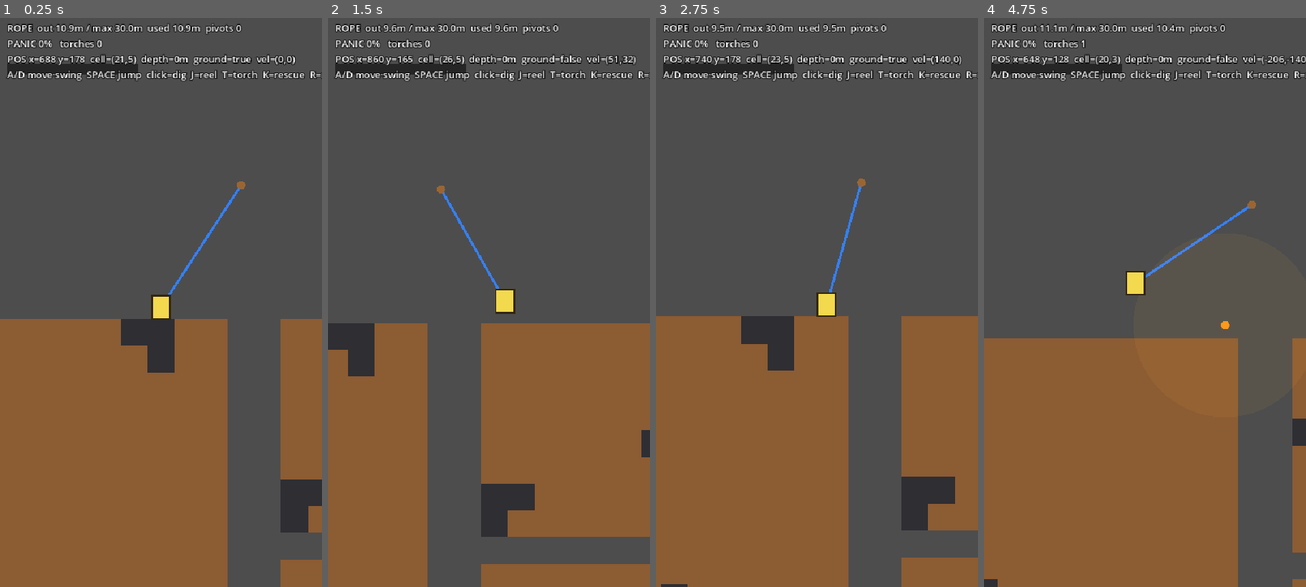
Above: before the commit, frames 1-4 (left to right).
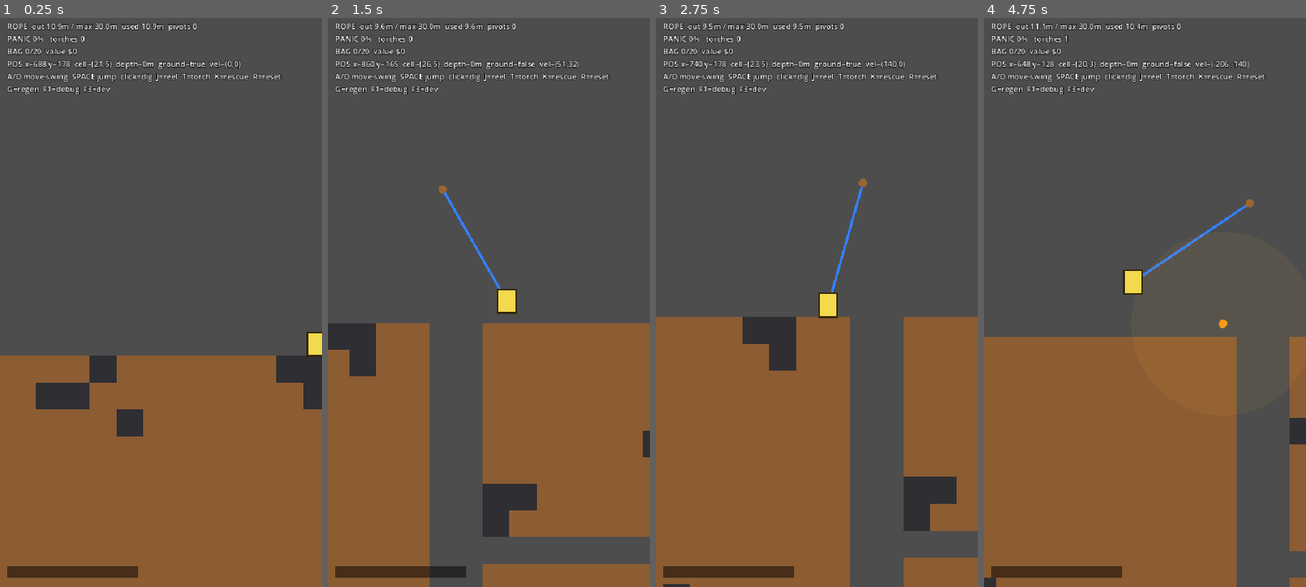
Above: after the commit, the same moments.

Repository: JoaoDobrowolski/inner-miner
Game: Godot game, scene res://scenes/Main.tscn
Two runs of this game, one before a commit and one after it. Both use one fixed random seed, a clock stepped at 60 frames per second and the inputs below.
Inputs (mouse positions are in pixels of both pictures, inside the frame that each line leads up to):
- Up to frame 1 (0.25 s): no input
- Up to frame 2 (1.5 s): tap Enter at 0.5 s; move the mouse to (559, 274) at 0.52 s; hold D 0.53-1.28 s; tap Space at 0.6, 0.77, 1.07 s; click (559, 274) at 0.67 s; move the mouse to (424, 330) at 1.27 s; hold Down from 1.28 s (still down); tap J at 1.35 s; click (424, 330) at 1.42 s
- Up to frame 3 (2.75 s): tap Space at 1.52, 1.55, 1.82, 2.3 s; move the mouse to (849, 171) at 2.02 s; release Down at 2.03 s; hold D from 2.03 s (still down); tap K at 2.1 s; click (849, 171) at 2.17 s
- Up to frame 4 (4.75 s): move the mouse to (1128, 416) at 2.77 s; release D at 2.78 s; hold Up 2.78-3.53 s; tap T at 2.85 s; click (1128, 416) at 2.92 s; tap Space at 3.02, 3.05, 3.32, 3.77, 3.8, 4.07, 4.52, 4.55 s; move the mouse to (1241, 387) at 3.52 s; hold A from 3.53 s (still down); tap G at 3.6 s; click (1241, 387) at 3.67 s; move the mouse to (1048, 217) at 4.27 s; tap R at 4.35 s; click (1048, 217) at 4.42 s

The runs differ from the first frame. In frame 1, 22% of the frame differs, in the area x 0-100%, y 0-100%; in frame 2, 5.6%; in frame 3, 5.8%; in frame 4, 6.1%.

Commit message:
feat: Implement backpack system for ore management; add dev menu for live tuning

Diff:
--- /dev/null
+++ b/scripts/backpack.gd
@@ -0,0 +1,46 @@
+class_name Backpack
+extends RefCounted
+
+# Ore the player is carrying down in the shaft. Pure logic (RefCounted) so it
+# stays testable and decoupled, like the rope. Capacity is a flat count for now;
+# it becomes a character stat in the progression phase.
+
+var capacity := 20
+var items: Dictionary = {}          # Cell type (int) -> count (int)
+
+# Base sell value per ore type (currency units). Tuned later in balancing.
+var _value := {
+    GridWorld.Cell.COAL: 1,
+    GridWorld.Cell.COPPER: 3,
+    GridWorld.Cell.IRON: 6,
+    GridWorld.Cell.CRYSTAL: 25,
+}
+
+
+func count() -> int:
+    var n := 0
+    for k in items:
+        n += items[k]
+    return n
+
+
+func is_full() -> bool:
+    return count() >= capacity
+
+
+func add(ore_type: int) -> bool:
+    if is_full():
+        return false
+    items[ore_type] = items.get(ore_type, 0) + 1
+    return true
+
+
+func value() -> int:
+    var v := 0
+    for k in items:
+        v += int(_value.get(k, 0)) * int(items[k])
+    return v
+
+
+func clear_all() -> void:
+    items.clear()
--- /dev/null
+++ b/scripts/dev_menu.gd
@@ -0,0 +1,92 @@
+class_name DevMenu
+extends PanelContainer
+
+# Toggleable developer panel (F3) for live tuning without code edits or restarts.
+# Data-driven: call add_slider/add_number/add_toggle/add_button once per control.
+# Getter/setter are Callables so the panel stays decoupled from what it controls.
+# refresh() re-syncs every widget from its getter (used after "reset to defaults").
+
+var _rows: VBoxContainer
+var _refreshers: Array[Callable] = []
+
+
+func _ready() -> void:
+    visible = false
+    mouse_filter = Control.MOUSE_FILTER_STOP     # eat clicks so they don't dig
+    _rows = VBoxContainer.new()
+    add_child(_rows)
+    var title := Label.new()
+    title.text = "DEV MENU  (F3)"
+    _rows.add_child(title)
+
+
+func _row(label_text: String) -> HBoxContainer:
+    var row := HBoxContainer.new()
+    var name_lbl := Label.new()
+    name_lbl.text = label_text
+    name_lbl.custom_minimum_size.x = 110
+    row.add_child(name_lbl)
+    _rows.add_child(row)
+    return row
+
+
+func add_slider(label_text: String, lo: float, hi: float, step: float, getter: Callable, setter: Callable) -> void:
+    var row := _row(label_text)
+    var slider := HSlider.new()
+    slider.min_value = lo
+    slider.max_value = hi
+    slider.step = step
+    slider.value = float(getter.call())
+    slider.custom_minimum_size.x = 150
+    row.add_child(slider)
+    var val_lbl := Label.new()
+    val_lbl.custom_minimum_size.x = 48
+    val_lbl.text = str(snappedf(float(getter.call()), step))
+    row.add_child(val_lbl)
+    slider.value_changed.connect(func(v: float) -> void:
+        setter.call(v)
+        val_lbl.text = str(snappedf(v, step)))
+    _refreshers.append(func() -> void:
+        slider.set_value_no_signal(float(getter.call()))
+        val_lbl.text = str(snappedf(float(getter.call()), step)))
+
+
+func add_number(label_text: String, getter: Callable, setter: Callable) -> void:
+    var row := _row(label_text)
+    var edit := LineEdit.new()
+    edit.custom_minimum_size.x = 100
+    edit.text = str(getter.call())
+    row.add_child(edit)
+    edit.text_submitted.connect(func(t: String) -> void:
+        if t.is_valid_float():
+            setter.call(t.to_float())
+        edit.text = str(getter.call()))
+    _refreshers.append(func() -> void:
+        edit.text = str(getter.call()))
+
+
+func add_toggle(label_text: String, getter: Callable, setter: Callable) -> void:
+    var row := _row(label_text)
+    var cb := CheckButton.new()
+    cb.button_pressed = bool(getter.call())
+    row.add_child(cb)
+    cb.toggled.connect(func(pressed: bool) -> void:
+        setter.call(pressed))
+    _refreshers.append(func() -> void:
+        cb.set_pressed_no_signal(bool(getter.call())))
+
+
+func add_button(label_text: String, action: Callable) -> void:
+    var btn := Button.new()
+    btn.text = label_text
+    btn.pressed.connect(action)
+    _rows.add_child(btn)
+
+
+func refresh() -> void:
+    for r in _refreshers:
+        r.call()
+
+
+func toggle() -> void:
+    visible = not visible
--- a/scripts/grid_world.gd
+++ b/scripts/grid_world.gd
@@ -80,11 +80,17 @@
     return c != Cell.AIR and c != Cell.BEDROCK
 
 
-func dig(cx: int, cy: int) -> bool:
+static func is_ore_cell(v: int) -> bool:
+    return v == Cell.COAL or v == Cell.COPPER or v == Cell.IRON or v == Cell.CRYSTAL
+
+
+# Mine a cell. Returns the cell type that was removed, or -1 if nothing diggable.
+func dig(cx: int, cy: int) -> int:
     if is_diggable(cx, cy):
+        var mined := get_cell(cx, cy)
         set_cell(cx, cy, Cell.AIR)
-        return true
-    return false
+        return mined
+    return -1
 
 
 func world_to_cell(p: Vector2) -> Vector2i:
--- a/scripts/main.gd
+++ b/scripts/main.gd
@@ -4,6 +4,8 @@
 
 const PPM := 16.0                   # pixels per meter (cell 32px = 2m), for display only
 const MAX_ROPE_METERS := 30.0
+const DEFAULT_ZOOM := 1.4
+const DEFAULT_BAG := 20
 
 var world: GridWorld
 var player: Player
@@ -13,12 +15,18 @@
 var panic: PanicSystem
 var panic_overlay: ColorRect
 var panic_fill: ColorRect
+var backpack: Backpack
+var dev_menu: DevMenu
 
 var panicking := false
 var emergency := false
 var debug_view := false
-var god_view := false
 var torches: Array = []
+
+# dev-mode state
+var claustrophobia_off := false
+var free_cam := false
+var free_cam_y := 0.0
 
 var _spawn := Vector2.ZERO
 var _last_player_pos := Vector2.ZERO
@@ -34,6 +42,7 @@
     var anchor_pos := Vector2((sx + 0.5) * GridWorld.CELL, 1.0 * GridWorld.CELL)
     rope = Rope.new(world, anchor_pos, MAX_ROPE_METERS * PPM)
     panic = PanicSystem.new()
+    backpack = Backpack.new()
 
     player = Player.new()
     add_child(player)
@@ -42,9 +51,10 @@
     player.setup(world, rope)
 
     camera = Camera2D.new()
-    camera.zoom = Vector2(1.4, 1.4)
+    camera.zoom = Vector2(DEFAULT_ZOOM, DEFAULT_ZOOM)
     camera.position_smoothing_enabled = true
-    player.add_child(camera)
+    add_child(camera)                   # child of main, not player: free cam needs it
+    camera.global_position = player.position
     camera.make_current()
 
     _build_hud()
@@ -62,26 +72,123 @@
     panic_overlay.mouse_filter = Control.MOUSE_FILTER_IGNORE
     layer.add_child(panic_overlay)
 
+    # panic bar pinned to the bottom-left, clear of the top-left text HUD
     var bar_bg := ColorRect.new()
     bar_bg.color = Color(0, 0, 0, 0.5)
-    bar_bg.position = Vector2(12, 84)
-    bar_bg.size = Vector2(220, 18)
+    bar_bg.anchor_top = 1.0
+    bar_bg.anchor_bottom = 1.0
+    bar_bg.offset_left = 12
+    bar_bg.offset_right = 232
+    bar_bg.offset_top = -34
+    bar_bg.offset_bottom = -16
     bar_bg.mouse_filter = Control.MOUSE_FILTER_IGNORE
     layer.add_child(bar_bg)
 
     panic_fill = ColorRect.new()
     panic_fill.color = Color(0.2, 0.8, 0.3)
-    panic_fill.position = Vector2(14, 86)
-    panic_fill.size = Vector2(0, 14)
+    panic_fill.anchor_top = 1.0
+    panic_fill.anchor_bottom = 1.0
+    panic_fill.offset_left = 14
+    panic_fill.offset_right = 14
+    panic_fill.offset_top = -32
+    panic_fill.offset_bottom = -18
     panic_fill.mouse_filter = Control.MOUSE_FILTER_IGNORE
     layer.add_child(panic_fill)
 
+    # text HUD: span the full width and wrap so long lines never run off-screen
     hud = Label.new()
-    hud.position = Vector2(12, 12)
+    hud.offset_left = 12
+    hud.offset_top = 12
+    hud.anchor_right = 1.0
+    hud.offset_right = -12
+    hud.autowrap_mode = TextServer.AUTOWRAP_WORD_SMART
+    hud.add_theme_font_size_override("font_size", 13)
     hud.add_theme_color_override("font_color", Color.WHITE)
     hud.add_theme_color_override("font_outline_color", Color.BLACK)
-    hud.add_theme_constant_override("outline_size", 5)
+    hud.add_theme_constant_override("outline_size", 4)
     layer.add_child(hud)
+
+    _build_dev_menu(layer)
+
+
+func _build_dev_menu(layer: CanvasLayer) -> void:
+    dev_menu = DevMenu.new()
+    dev_menu.anchor_left = 1.0
+    dev_menu.anchor_right = 1.0
+    dev_menu.offset_left = -320
+    dev_menu.offset_right = -12
+    dev_menu.offset_top = 12
+    layer.add_child(dev_menu)
+
+    # rope length: free numeric input (meters), uncapped
+    var get_rope: Callable = func(): return rope.max_length / PPM
+    var set_rope: Callable = func(v): rope.max_length = maxf(1.0, v) * PPM
+    dev_menu.add_number("Rope max m", get_rope, set_rope)
+
+    var get_zoom: Callable = func(): return camera.zoom.x
+    var set_zoom: Callable = func(v): camera.zoom = Vector2(v, v)
+    dev_menu.add_slider("Zoom", 0.1, 2.0, 0.05, get_zoom, set_zoom)
+
+    var get_bag: Callable = func(): return float(backpack.capacity)
+    var set_bag: Callable = func(v): backpack.capacity = int(v)
+    dev_menu.add_slider("Bag cap", 5.0, 200.0, 5.0, get_bag, set_bag)
+
+    var get_claustro: Callable = func(): return claustrophobia_off
+    var set_claustro: Callable = func(v): _set_claustro_off(v)
+    dev_menu.add_toggle("Claustro off", get_claustro, set_claustro)
+
+    var get_freecam: Callable = func(): return free_cam
+    var set_freecam: Callable = func(v): _set_free_cam(v)
+    dev_menu.add_toggle("Free cam UP/DN", get_freecam, set_freecam)
+
+    var get_dj: Callable = func(): return player.double_jump_enabled
+    var set_dj: Callable = func(v): player.double_jump_enabled = v
+    dev_menu.add_toggle("Double jump", get_dj, set_dj)
+
+    var get_hj: Callable = func(): return player.high_jump_enabled
+    var set_hj: Callable = func(v): player.high_jump_enabled = v
+    dev_menu.add_toggle("High jump 2x", get_hj, set_hj)
+
+    dev_menu.add_button("Reset to defaults", _dev_reset_defaults)
+
+
+func _set_claustro_off(v: bool) -> void:
+    claustrophobia_off = v
+    if v:
+        panic.value = 0.0               # clear the vignette immediately
+
+
+func _set_free_cam(v: bool) -> void:
+    free_cam = v
+    if v:
+        free_cam_y = camera.global_position.y
+
+
+func _dev_reset_defaults() -> void:
+    rope.max_length = MAX_ROPE_METERS * PPM
+    camera.zoom = Vector2(DEFAULT_ZOOM, DEFAULT_ZOOM)
+    backpack.capacity = DEFAULT_BAG
+    claustrophobia_off = false
+    free_cam = false
+    player.double_jump_enabled = false
+    player.high_jump_enabled = false
+    dev_menu.refresh()
+
+
+# Free cam detaches vertical framing from the player: UP/DOWN pan across the whole
+# map (pan faster when zoomed out). Otherwise the camera just follows the player.
+func _update_camera(delta: float) -> void:
+    if free_cam:
+        var dir := 0.0
+        if Input.is_physical_key_pressed(KEY_UP):
+            dir -= 1.0
+        if Input.is_physical_key_pressed(KEY_DOWN):
+            dir += 1.0
+        var speed := 600.0 / camera.zoom.y
+        free_cam_y = clampf(free_cam_y + dir * speed * delta, 0.0, GridWorld.H * GridWorld.CELL)
+        camera.global_position = Vector2(player.position.x, free_cam_y)
+    else:
+        camera.global_position = player.position
 
 
 func _physics_process(delta: float) -> void:
@@ -89,12 +196,13 @@
     if panicking:
         if rope.rewind_step(player, delta):
             _end_panic()
-    else:
+    elif not claustrophobia_off:
         panic.update(delta, player.position, world, torches)
         if panic.value >= 100.0:
             emergency = true
             _start_panic()
 
+    _update_camera(delta)
     _update_hud()
     queue_redraw()
 
@@ -115,9 +223,8 @@
         match event.physical_keycode:
             KEY_F1:
                 debug_view = not debug_view
-            KEY_F2:
-                god_view = not god_view
-                camera.zoom = Vector2(0.18, 0.18) if god_view else Vector2(1.4, 1.4)
+            KEY_F3:
+                dev_menu.toggle()
             KEY_K:
                 _start_panic()
             KEY_T:
@@ -143,7 +250,14 @@
         return
     if dy < 0:
         return
-    world.dig(tc.x, tc.y)
+    # Ore in a full backpack stays in the wall (pressure to surface) instead of
+    # being destroyed for nothing. Dirt/stone can always be dug to move around.
+    var target := world.get_cell(tc.x, tc.y)
+    if GridWorld.is_ore_cell(target) and backpack.is_full():
+        return
+    var mined := world.dig(tc.x, tc.y)
+    if GridWorld.is_ore_cell(mined):
+        backpack.add(mined)
 
 
 func _place_torch() -> void:
@@ -190,16 +304,18 @@
     hud.text = "ROPE  out %.1fm / max %.1fm  used %.1fm  pivots %d\n" % [
         rope.rope_out / PPM, rope.max_length / PPM, used_m, rope.pivots.size()]
     hud.text += "PANIC %d%%   torches %d   %s\n" % [int(panic.value), torches.size(), status]
+    var bag_warn := "  [FULL]" if backpack.is_full() else ""
+    hud.text += "BAG %d/%d  value $%d%s\n" % [backpack.count(), backpack.capacity, backpack.value(), bag_warn]
     var pc := world.world_to_cell(player.position)
     var depth_m := maxf(0.0, (player.position.y / GridWorld.CELL - GridWorld.GROUND) * 2.0)
     hud.text += "POS x=%.0f y=%.0f  cell=(%d,%d)  depth=%.0fm  ground=%s  vel=(%.0f,%.0f)\n" % [
         player.position.x, player.position.y, pc.x, pc.y, depth_m,
         str(player.on_ground), player.velocity.x, player.velocity.y]
-    hud.text += "A/D move·swing  SPACE jump  click=dig  J=reel  T=torch  K=rescue  R=reset  G=regen  F1=debug  F2=godview"
+    hud.text += "A/D move·swing  SPACE jump  click=dig  J=reel  T=torch  K=rescue  R=reset  G=regen  F1=debug  F3=dev"
 
     var f := clampf(panic.value / 100.0, 0.0, 1.0)
     panic_overlay.color.a = f * 0.45
-    panic_fill.size.x = 216.0 * f
+    panic_fill.offset_right = panic_fill.offset_left + 216.0 * f
     panic_fill.color = Color(0.2, 0.8, 0.3).lerp(Color(0.9, 0.1, 0.1), f)
 
 
--- a/scripts/player.gd
+++ b/scripts/player.gd
@@ -17,6 +17,11 @@
 var rewinding := false
 var he := Vector2(11, 14)           # half extents (< 16 so it fits a 32px cell / 1-wide tunnel)
 
+# Dev-toggleable abilities (off by default; flipped from the dev menu).
+var double_jump_enabled := false
+var high_jump_enabled := false      # ~2x jump height (height scales with v^2)
+var _air_jumps_used := 0
+
 var world: GridWorld
 var rope: Rope
 
@@ -33,6 +38,7 @@
         return                       # rope drives position during the rescue
 
     var frame_start := position
+    var prev_ground := on_ground
     rope.snapshot()                  # last known-good rope state
 
     _read_horizontal(delta)
@@ -56,6 +62,9 @@
         rope.relax(self)
         on_ground = _check_below()
 
+    if on_ground and not prev_ground:
+        _air_jumps_used = 0          # landed: refresh air jumps
+
     # Teleport guard: a single frame can never move the player more than a cell.
     # If the rope/collision produced an implausible jump, it's a bad state --
     # roll BOTH the player and the rope back to the last valid frame instead of
@@ -69,8 +78,19 @@
 func _unhandled_input(event: InputEvent) -> void:
     if event is InputEventKey and event.pressed and not event.echo:
         if event.physical_keycode == KEY_SPACE or event.physical_keycode == KEY_W:
-            if on_ground and not rewinding:
-                velocity.y = JUMP_VELOCITY
+            _try_jump()
+
+
+func _try_jump() -> void:
+    if rewinding:
+        return
+    var jv := JUMP_VELOCITY * (sqrt(2.0) if high_jump_enabled else 1.0)
+    if on_ground:
+        velocity.y = jv
+        _air_jumps_used = 0
+    elif double_jump_enabled and _air_jumps_used < 1:
+        velocity.y = jv
+        _air_jumps_used += 1
 
 
 func _read_horizontal(delta: float) -> void:
Not shown, added: scripts/backpack.gd.uid
Not shown, added: scripts/dev_menu.gd.uid
Not shown, changed: docs/DESIGN.md
